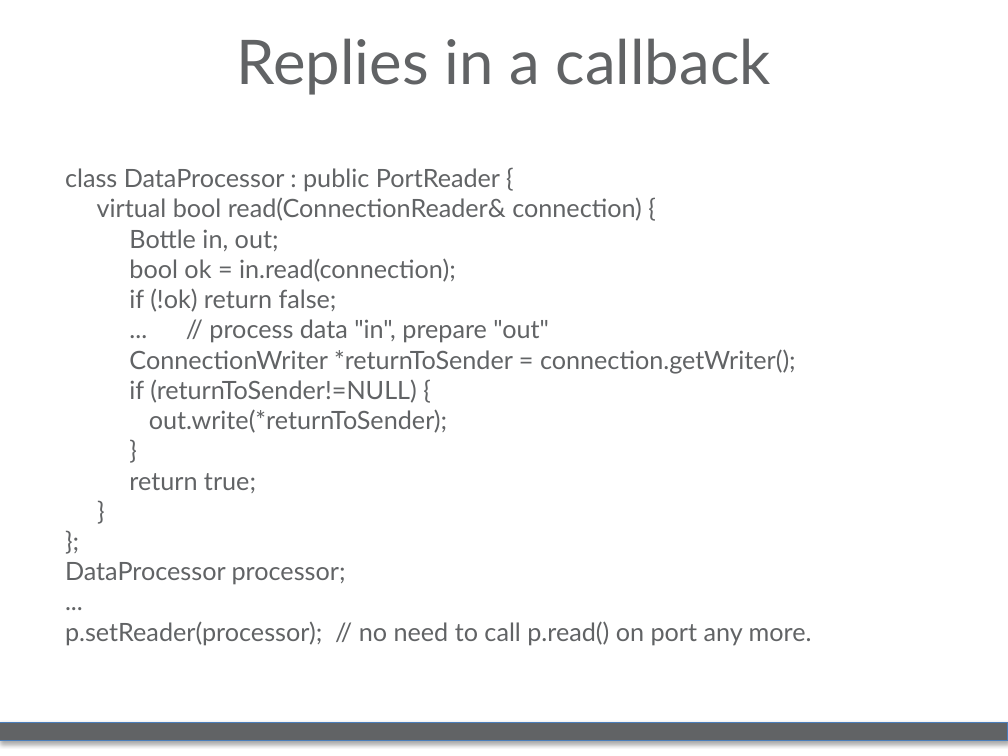
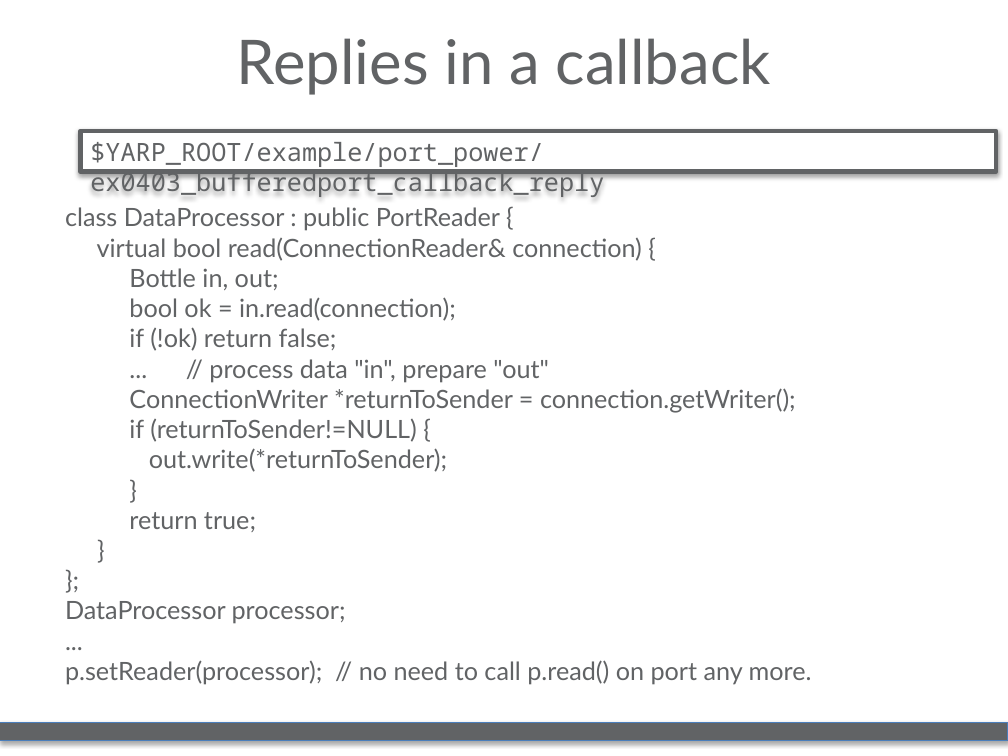
Before and after one commit to iron76/Teaching, a slide deck: slide 49 of slides/2015-tokyo/code-tutorials.pptx (slide 50 before the commit). Drawn at 1008x756 pixels with LibreOffice and Linux fonts; fonts in the diff are those of the drawing; background and template pictures are left out. Boxes give left, top, right and bottom in pixels: in the first picture for what was removed or moved away, otherwise in the second. Text is boxed around its words. In the diff, an @@ line names an element or a change of style, - is before the commit and + after.

```diff
--- a/slides/2015-tokyo/code-tutorials.pptx
+++ b/slides/2015-tokyo/code-tutorials.pptx
@@ rectangle added at box(81, 131, 996, 171), fill #FFFFFF, outline #616365 3 pt, 18 pt, text #616365 @@
+$YARP_ROOT/example/port_power/ex0403_bufferedport_callback_reply
@@ text "class DataProcessor : public PortReader ...": place and size @@
-text "class DataProcessor : public PortReader ..." at box(65, 168, 812, 645)
+text "class DataProcessor : public PortReader ..." at box(65, 207, 812, 685)
```
Also in this commit, not shown: 2 other slides changed, 1 slide removed.
